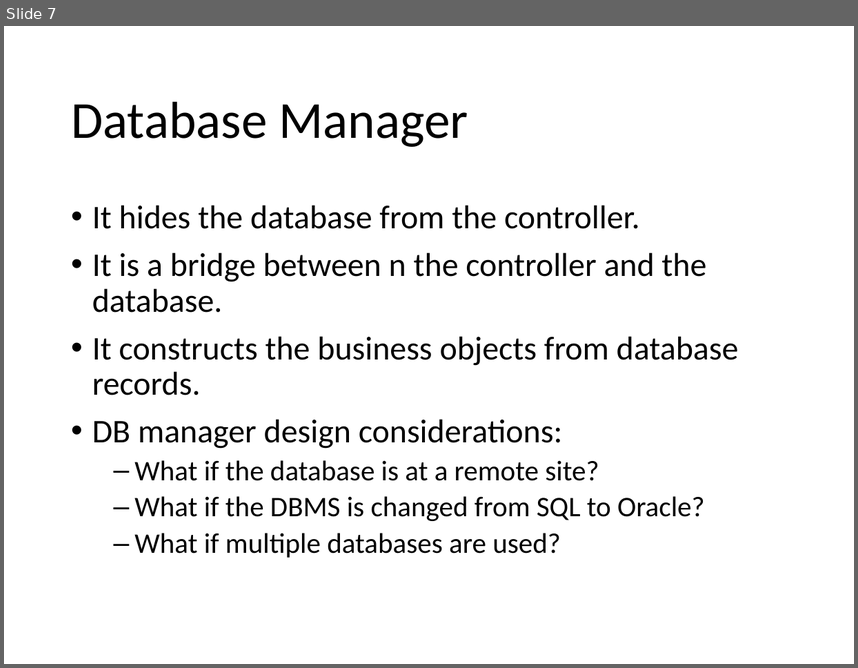
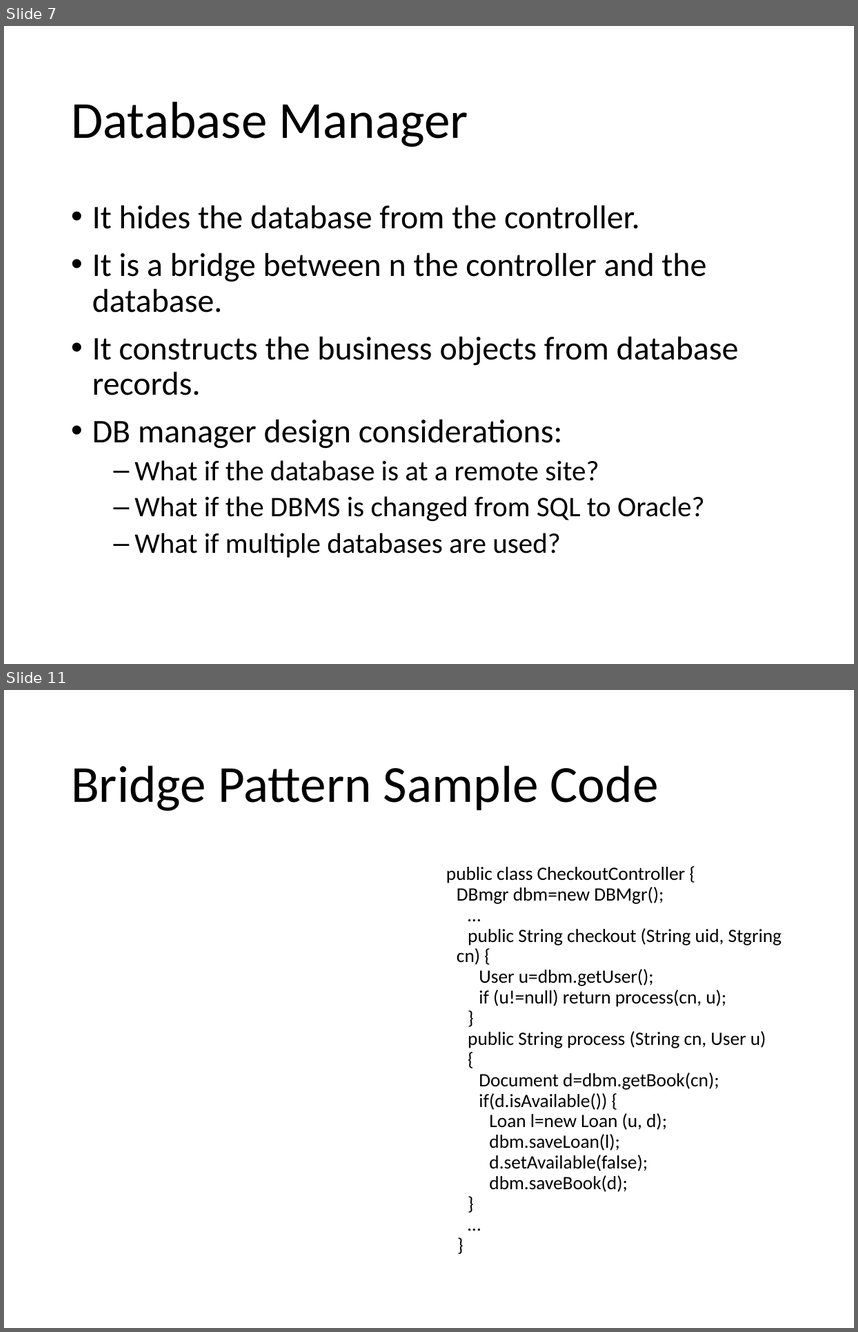
Before and after one commit to andrewduong77/cse4361, a slide deck: Lecture/CSE 4361 Lecture 12 Thu 10-3-19.pptx. Shown one above the other, each under a label of ours: slide 7 before the commit, slides 7 and 11 after it; the slides between them are not shown. The pictures are 858x668 and 858x1332 pixels, drawn with LibreOffice and Linux fonts; fonts in the diff are those of the drawing. Boxes give left, top, right and bottom in pixels: in the first picture for what was removed or moved away, otherwise in the second. Text is boxed around its words. In the diff, an @@ line names an element or a change of style, - is before the commit and + after.

```diff
--- a/Lecture/CSE 4361 Lecture 12 Thu 10-3-19.pptx
+++ b/Lecture/CSE 4361 Lecture 12 Thu 10-3-19.pptx
@@ slide 11 added at [4,690,854,1328], background #FFFFFF @@
@@ title added at [71,765,659,811], 44 pt, text #000000 @@
+Bridge Pattern Sample Code
@@ text added at [446,867,782,1192], 16 pt, text #000000 @@
+public class CheckoutController {
+DBmgr dbm=new DBMgr();
+…
+public String checkout (String uid, Stgring cn) {
+User u=dbm.getUser();
+if (u!=null) return process(cn, u);
+}
+public String process (String cn, User u)
+{
+Document d=dbm.getBook(cn);
+if(d.isAvailable()) {
+Loan l=new Loan (u, d);
+dbm.saveLoan(l);
+d.setAvailable(false);
+dbm.saveBook(d);
+}
+…
+}
```
Also in this commit, not shown: 5 other slides added.
